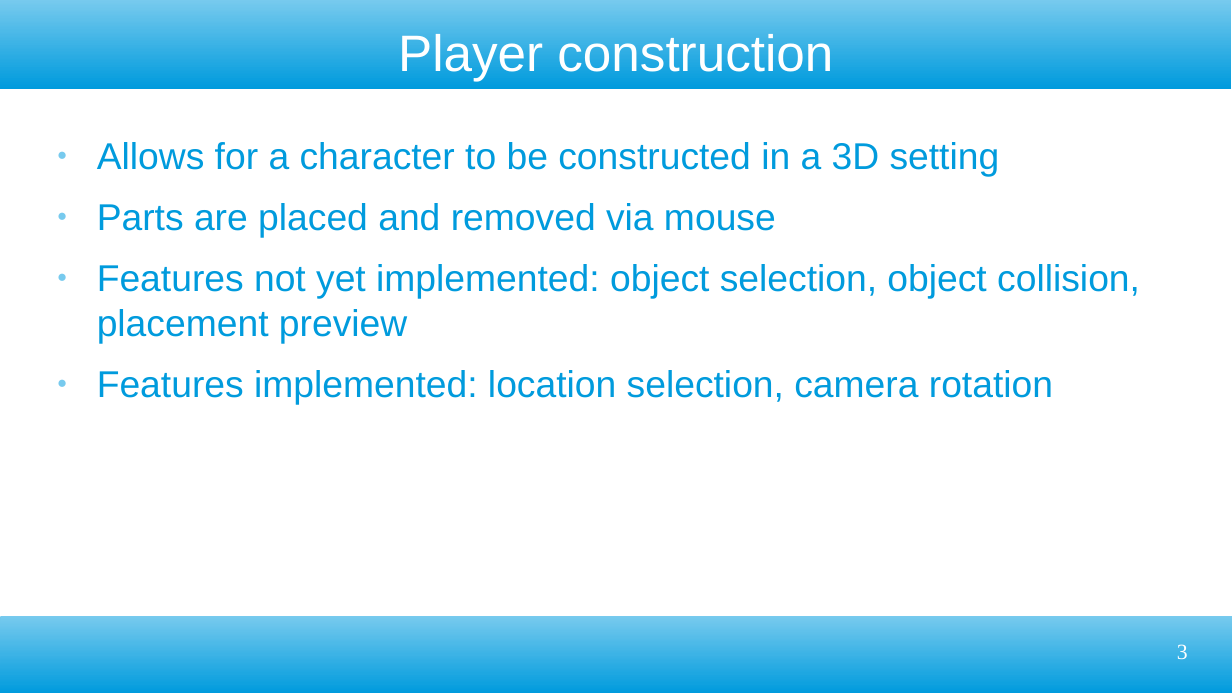
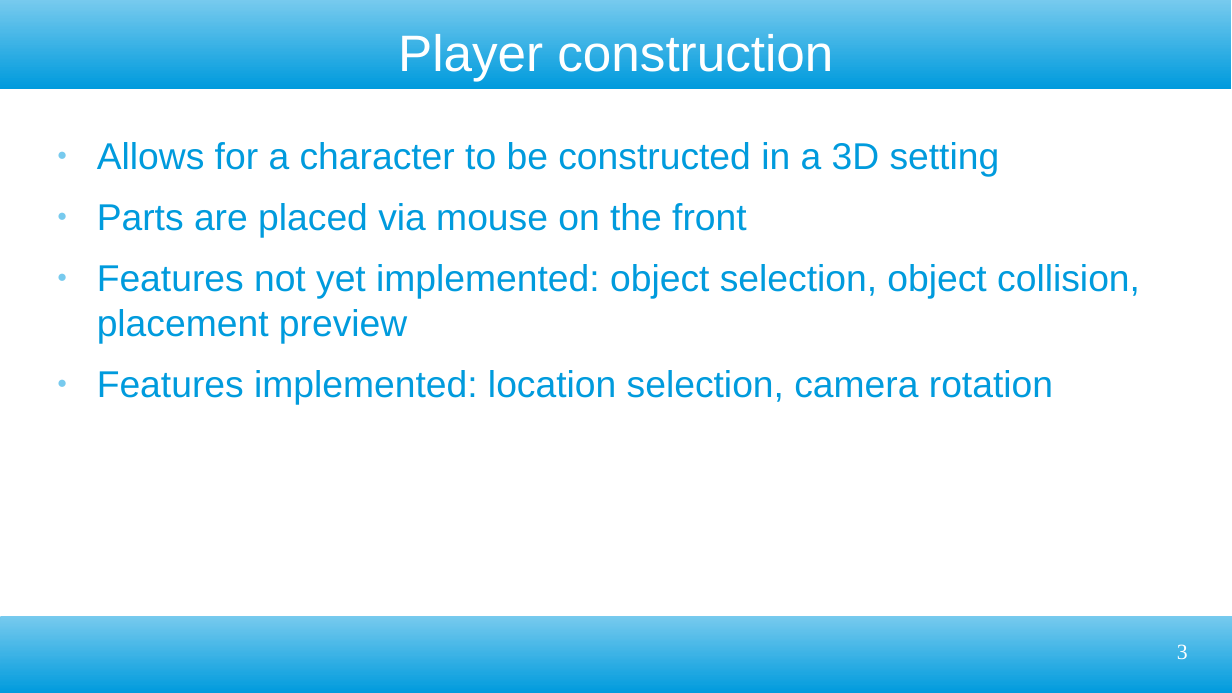
Before and after one commit to ktosox/GWJ77-Metamorphosis, a slide deck: slide 3 of GDD.odp. Drawn at 1232x693 pixels with LibreOffice and Linux fonts; fonts in the diff are those of the drawing. Boxes give left, top, right and bottom in pixels: in the first picture for what was removed or moved away, otherwise in the second. Text is boxed around its words. In the diff, an @@ line names an element or a change of style, - is before the commit and + after.

```diff
--- a/GDD.odp
+++ b/GDD.odp
@@ text at (97,203,746,238): text changed @@
-● Parts are placed and removed via mouse
+● Parts are placed via mouse on the front
```
Also in this commit, not shown: 2 other slides changed, 3 slides added, 1 slide removed, 20 other files.
